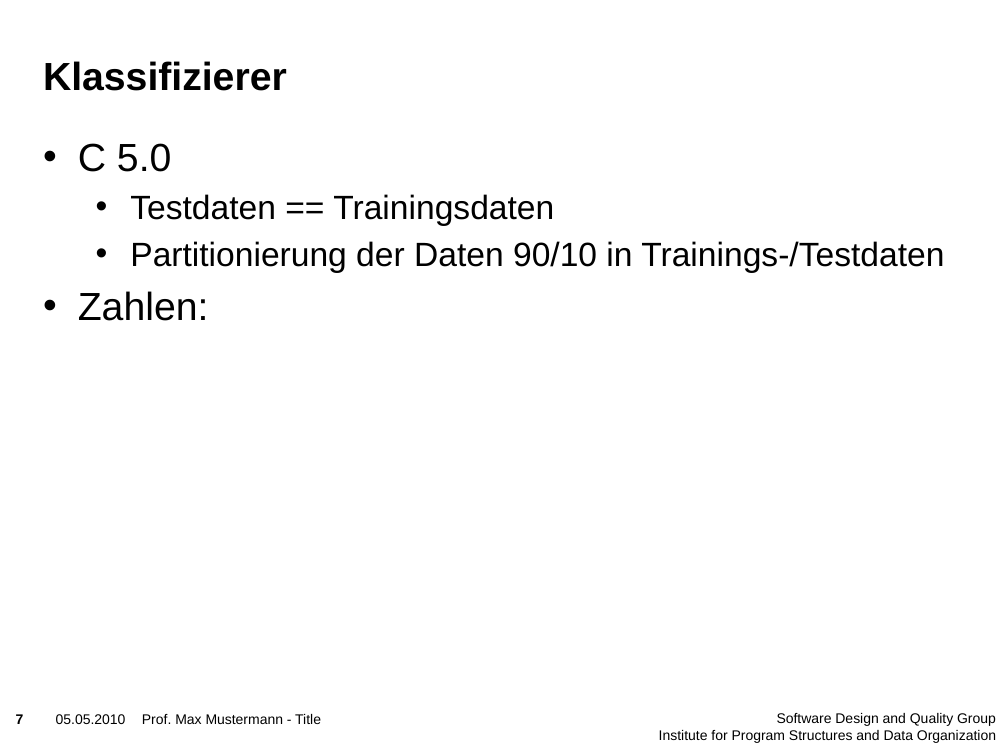
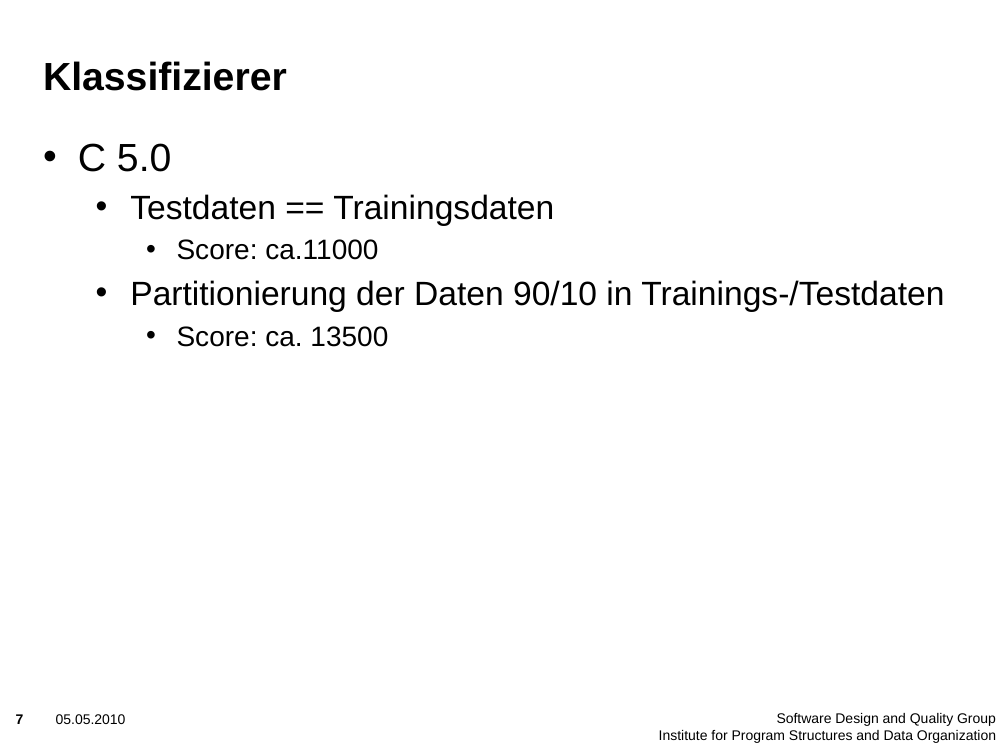
Before and after one commit to majdi14789/dwm10, a slide deck: slide 7 of Zwischenpräsentation/Zwischenstand.pptx. Drawn at 1008x756 pixels with LibreOffice and Linux fonts; fonts in the diff are those of the drawing; background and template pictures are left out. Boxes give left, top, right and bottom in pixels: in the first picture for what was removed or moved away, otherwise in the second. Text is boxed around its words. In the diff, an @@ line names an element or a change of style, - is before the commit and + after.

```diff
--- a/Zwischenpräsentation/Zwischenstand.pptx
+++ b/Zwischenpräsentation/Zwischenstand.pptx
@@ text at bbox=[177, 239, 378, 260]: paragraph added @@
+    • Score: ca.11000
@@ text at bbox=[177, 326, 388, 347]: text changed; size 28 to 20 pt @@
-• Zahlen:
+    • Score: ca. 13500
@@ text removed at bbox=[142, 714, 321, 724] @@
-Prof. Max Mustermann - Title
```
Also in this commit, not shown: 1 other slide changed, 1 slide added, 1 slide removed.
